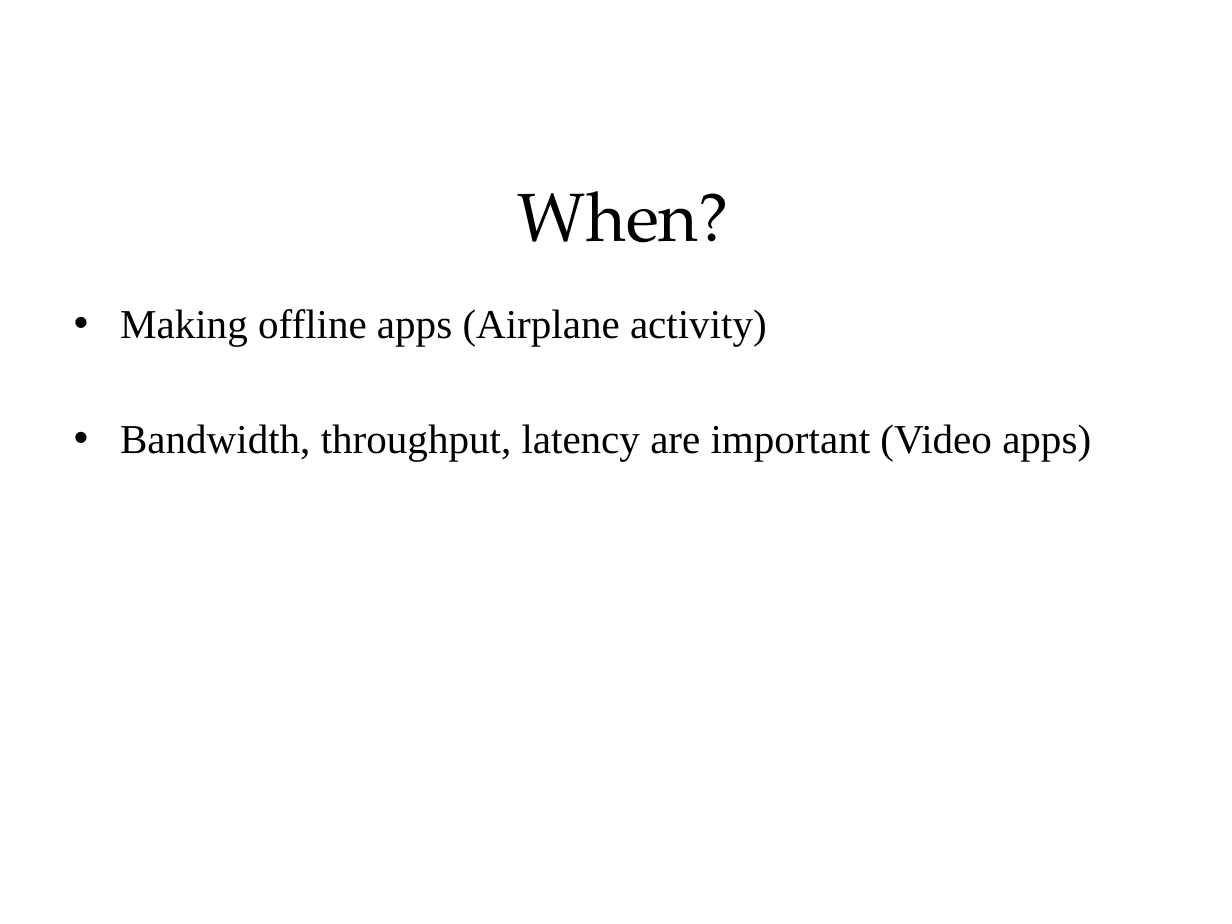
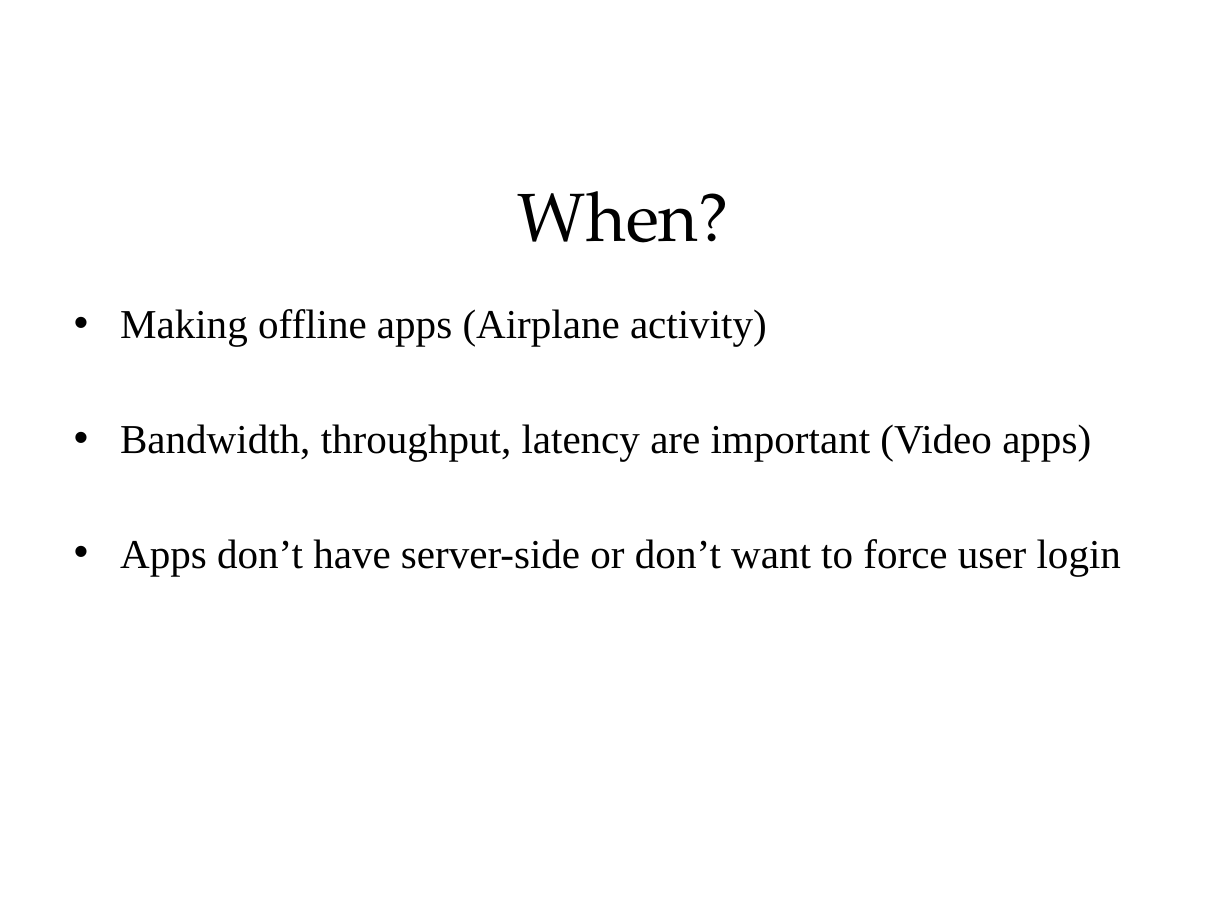
Before and after one commit to sonvq-qsoftvn/htmltraining, a slide deck: slide 9 of QSoftVietnam_SlideTemplate2014- Sonvq.pptx (slide 24 before the commit). Drawn at 1232x924 pixels with LibreOffice and Linux fonts; fonts in the diff are those of the drawing; background and template pictures are left out. Boxes give left, top, right and bottom in pixels: in the first picture for what was removed or moved away, otherwise in the second. Text is boxed around its words. In the diff, an @@ line names an element or a change of style, - is before the commit and + after.

```diff
--- a/QSoftVietnam_SlideTemplate2014- Sonvq.pptx
+++ b/QSoftVietnam_SlideTemplate2014- Sonvq.pptx
@@ text at (120, 539, 1121, 576): paragraph added @@
+• Apps don’t have server-side or don’t want to force user login
```
Also in this commit, not shown: 22 other slides changed, 1 slide added, 13 slides removed, 1 other file.
